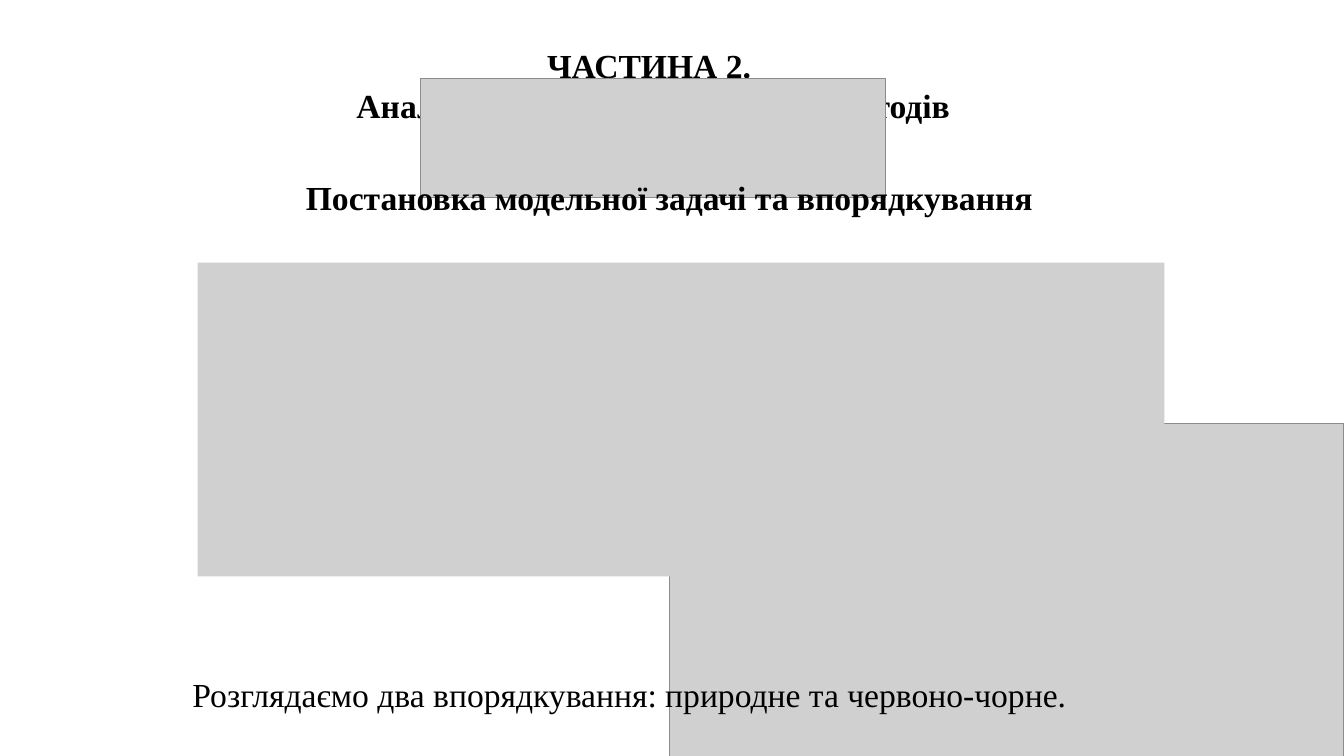
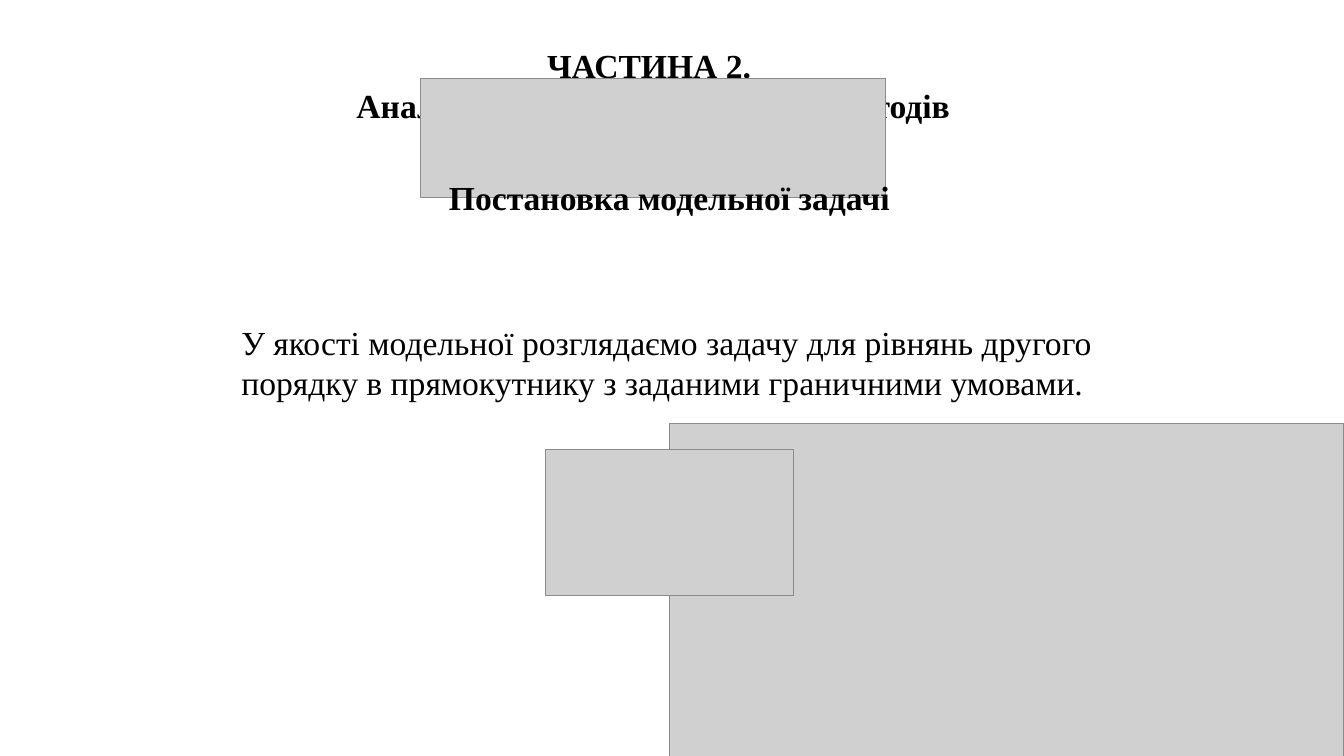
Before and after one commit to icrosil/R_-_UR_methods, a slide deck: slide 6 of types/master_Illia_Olenchenko_Presentation.pptx (slide 7 before the commit). Drawn at 1344x756 pixels with LibreOffice and Linux fonts; fonts in the diff are those of the drawing; grey boxes stand for pictures. Boxes give left, top, right and bottom in pixels: in the first picture for what was removed or moved away, otherwise in the second. Text is boxed around its words. In the diff, an @@ line names an element or a change of style, - is before the commit and + after.

```diff
--- a/types/master_Illia_Olenchenko_Presentation.pptx
+++ b/types/master_Illia_Olenchenko_Presentation.pptx
@@ text at (x1=449, y1=183, x2=890, y2=216): text changed @@
-Постановка модельної задачі та впорядкування
+Постановка модельної задачі
@@ picture removed at (x1=198, y1=263, x2=1165, y2=577) @@
@@ text added at (x1=241, y1=332, x2=1092, y2=402), 24 pt, text #000000 @@
+У якості модельної розглядаємо задачу для рівнянь другого порядку в прямокутнику з заданими граничними умовами.
@@ picture added at (x1=545, y1=450, x2=793, y2=595) @@
@@ text removed at (x1=192, y1=681, x2=1066, y2=714) @@
-Розглядаємо два впорядкування: природне та червоно-чорне.
```
Also in this commit, not shown: 4 other slides changed, 6 slides added, 2 slides removed, 12 other files.
